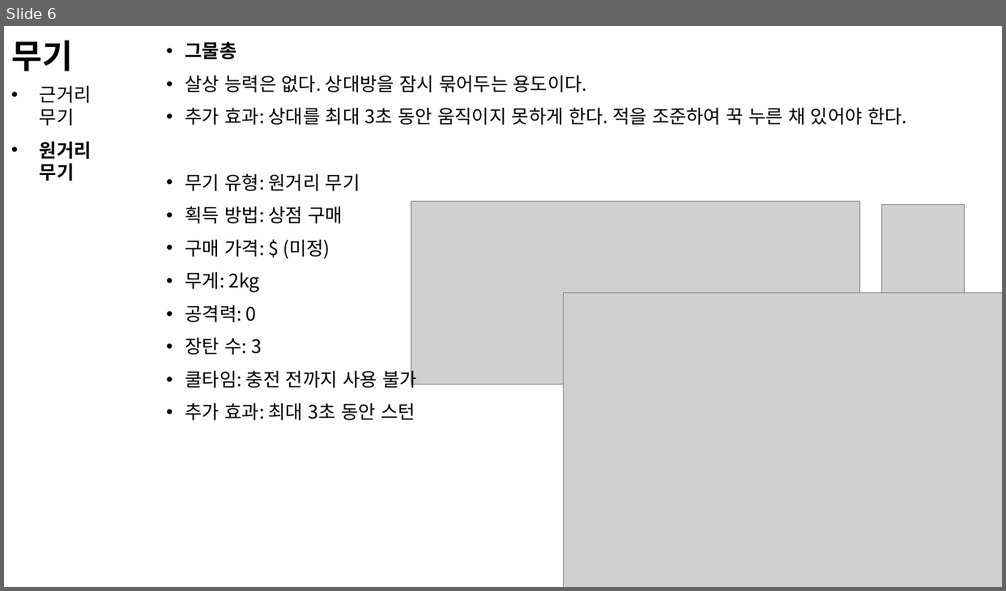
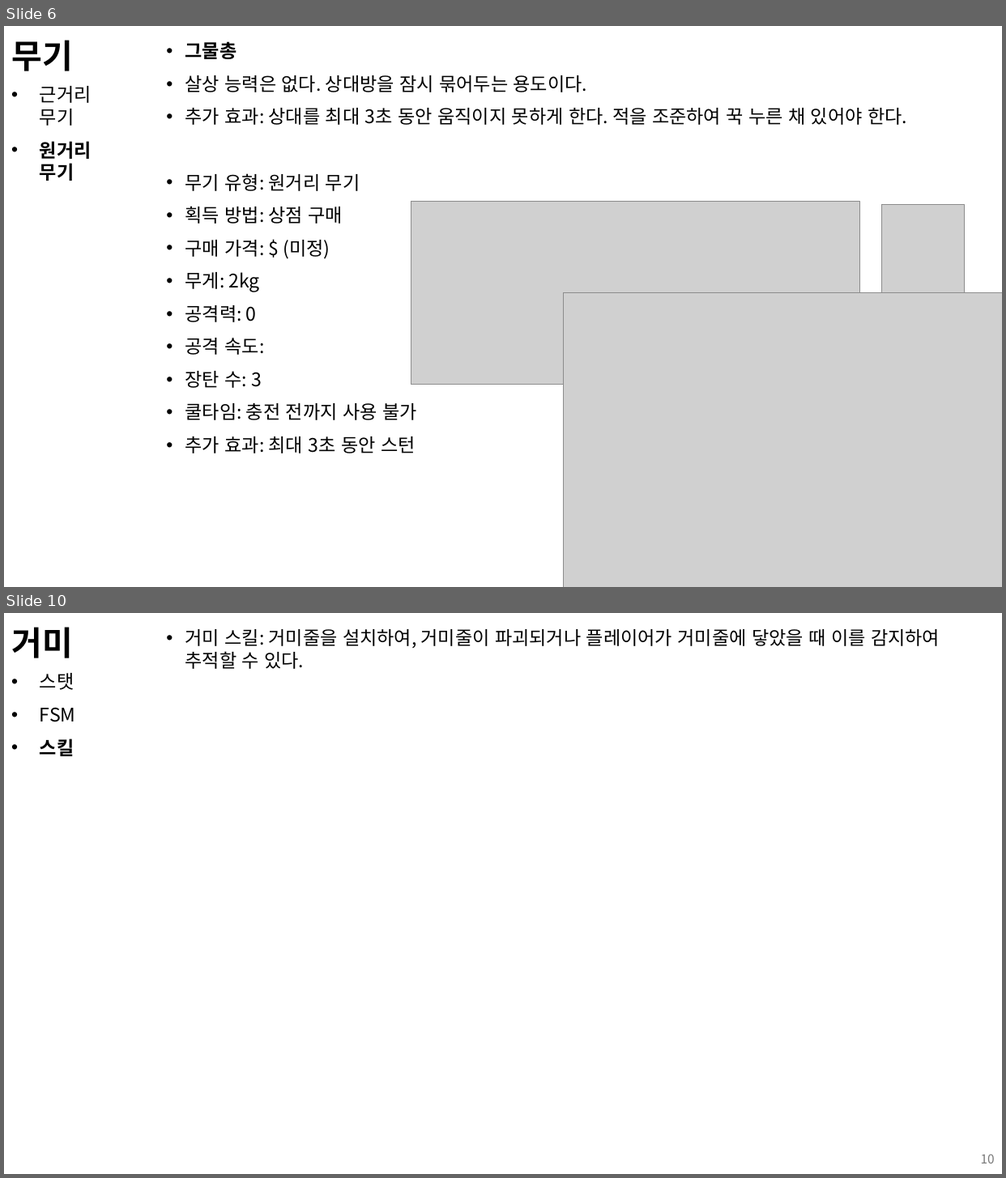
Before and after one commit to kimi5231/B1A2_project, a slide deck: 기획/전투 기획.pptx. Shown one above the other, each under a label of ours: slide 6 before the commit, slides 6 and 10 after it; the slides between them are not shown. The pictures are 1006x591 and 1006x1178 pixels, drawn with LibreOffice and Linux fonts; fonts in the diff are those of the drawing; grey boxes stand for pictures. Boxes give left, top, right and bottom in pixels: in the first picture for what was removed or moved away, otherwise in the second. Text is boxed around its words. In the diff, an @@ line names an element or a change of style, - is before the commit and + after.

Commit message:
전투 기획 내용 추가
- HP, 이동/공격 속도, 공격력, 스킬 내용 및 수치 포함.
- 몬스터_거미 FSM 수정하여 추가

```diff
--- a/기획/전투 기획.pptx
+++ b/기획/전투 기획.pptx
@@ slide 10 added at [4, 613, 1002, 1174], background #FFFFFF @@
@@ title added at [11, 627, 73, 658], 32 pt, text #000000, bold @@
+거미
@@ text added at [185, 629, 940, 669], 18 pt, text #000000 @@
+• 거미 스킬: 거미줄을 설치하여, 거미줄이 파괴되거나 플레이어가 거미줄에 닿았을 때 이를 감지하여 추적할 수 있다.
@@ text added at [40, 673, 76, 756], 18 pt, text #000000 @@
+• 스탯
+• FSM
+• 스킬
@@ page number added at [981, 1154, 995, 1164], 12 pt, text #797979 @@
+10
@@ slide 6 changed as well @@
@@ text at [185, 338, 265, 355]: paragraph added @@
+• 공격 속도:
```
Also in this commit, not shown: 5 other slides changed, 3 other slides added, 1 other file.
